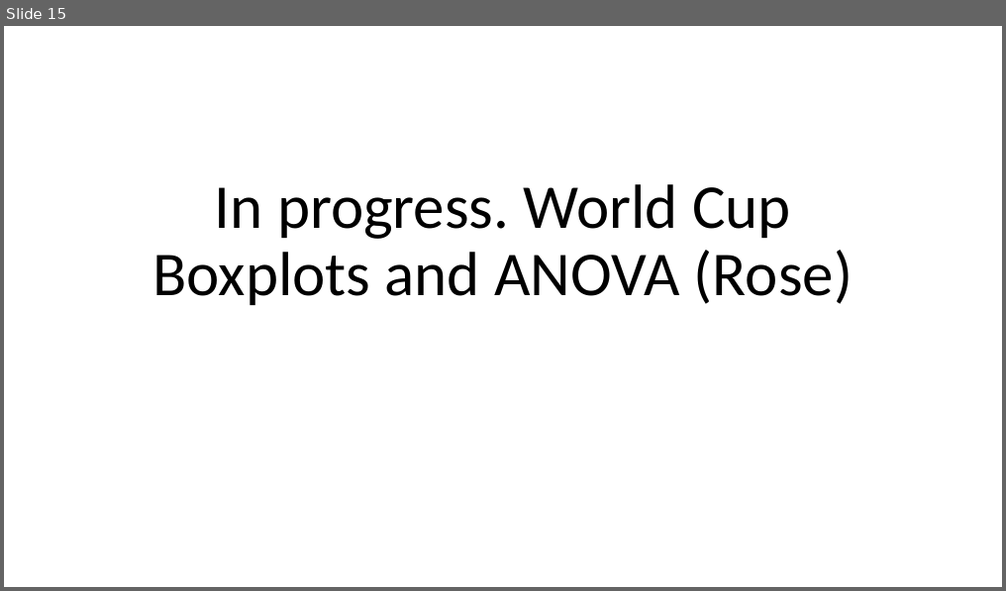
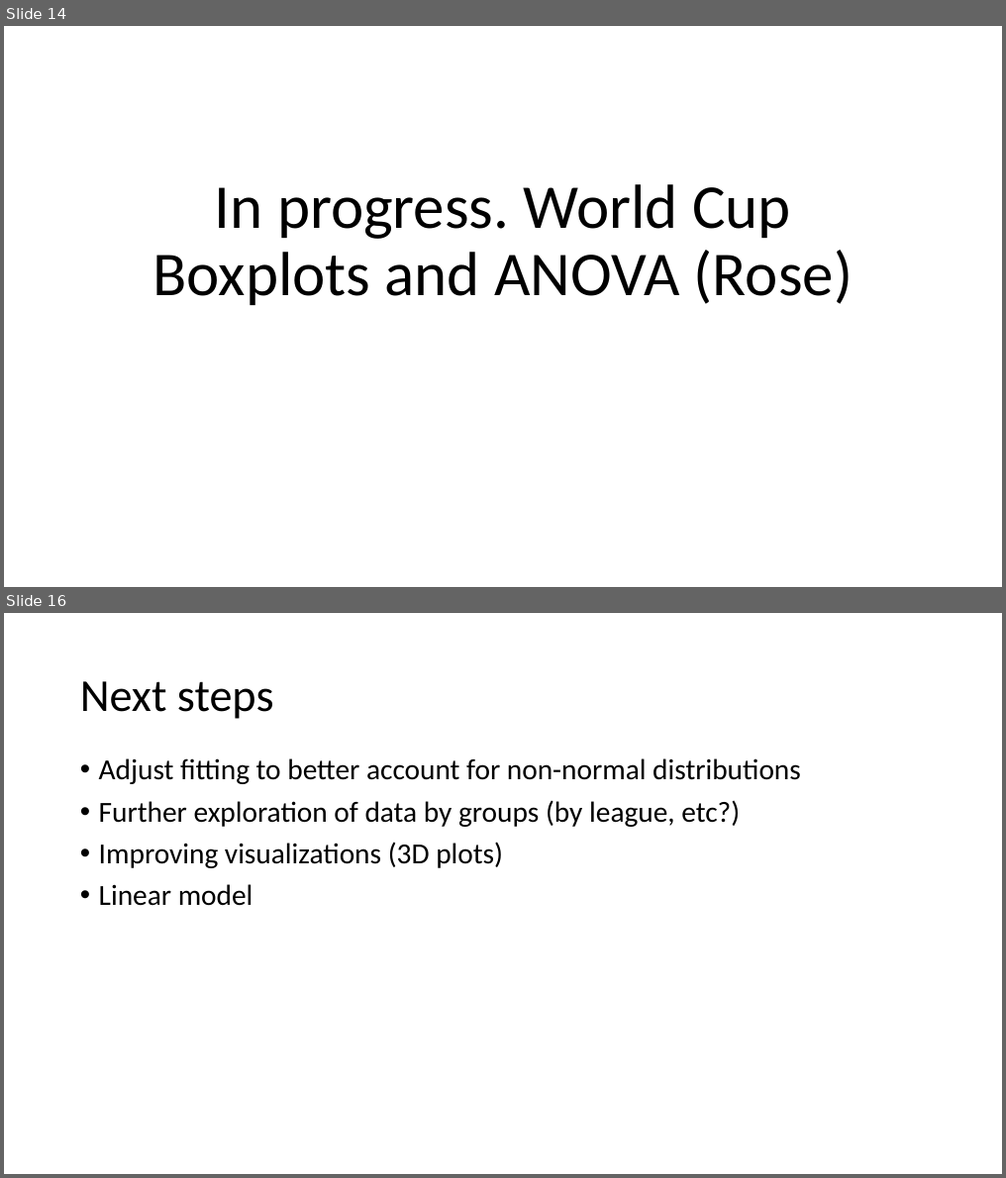
Before and after one commit to rmesina/T2_Codes-R-Us, a slide deck: midterm_project/Determining which variables contribute to likely hood of.pptx. Shown one above the other, each under a label of ours: slide 15 before the commit, slides 14 and 16 after it; the slides between them are not shown. The pictures are 1006x591 and 1006x1178 pixels, drawn with LibreOffice and Linux fonts; fonts in the diff are those of the drawing. Boxes give left, top, right and bottom in pixels: in the first picture for what was removed or moved away, otherwise in the second. Text is boxed around its words. In the diff, an @@ line names an element or a change of style, - is before the commit and + after.

```diff
--- a/midterm_project/Determining which variables contribute to likely hood of.pptx
+++ b/midterm_project/Determining which variables contribute to likely hood of.pptx
@@ slide 16 added at (4,613,1002,1174), background #FFFFFF @@
@@ title added at (80,681,274,719), 44 pt, text #000000 @@
+Next steps
@@ text added at (99,759,801,906), 28 pt, text #000000 @@
+• Adjust fitting to better account for non-normal distributions
+• Further exploration of data by groups (by league, etc?)
+• Improving visualizations (3D plots)
+• Linear model
@@ what was slide 15 is now slide 14 @@
```
Also in this commit, not shown: 5 slides changed, 2 other slides added, 3 slides removed.
